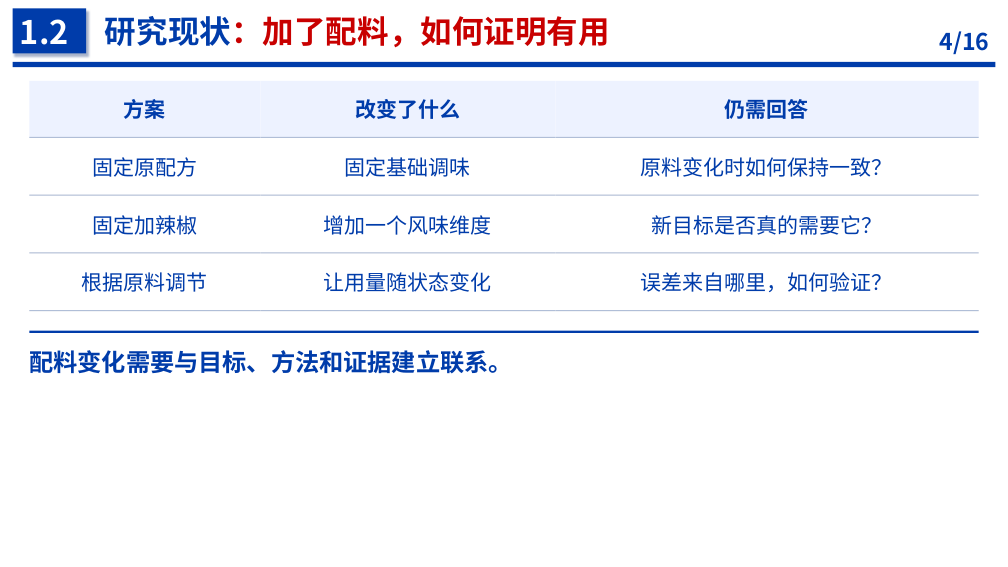
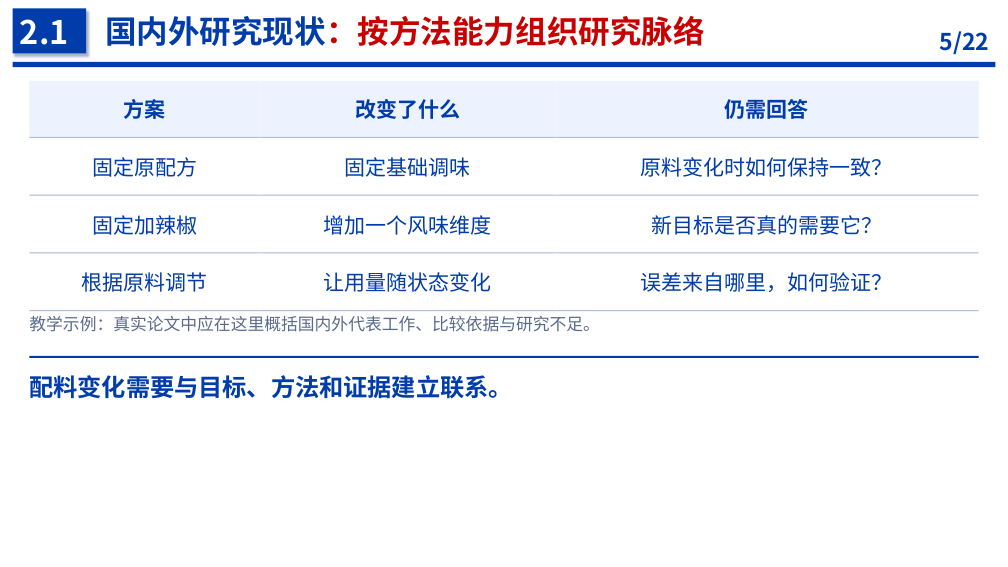
Before and after one commit to PaoShou-China/thesis-defense-slidev, a slide deck: slide 5 of template/examples/tomato/tomato-research.pptx (slide 4 before the commit). Drawn at 1008x567 pixels with LibreOffice and Linux fonts; fonts in the diff are those of the drawing. Boxes give left, top, right and bottom in pixels: in the first picture for what was removed or moved away, otherwise in the second. Text is boxed around its words. In the diff, an @@ line names an element or a change of style, - is before the commit and + after.

```diff
--- a/template/examples/tomato/tomato-research.pptx
+++ b/template/examples/tomato/tomato-research.pptx
@@ text at (20,19,69,45): text changed @@
-1.2
+2.1
@@ text at (105,16,705,46): text changed @@
-研究现状：加了配料，如何证明有用
+国内外研究现状：按方法能力组织研究脉络
@@ text at (940,31,990,55): text changed @@
-4/16
+5/22
@@ text added at (29,316,600,332), 12 pt, text #596B8B @@
+教学示例：真实论文中应在这里概括国内外代表工作、比较依据与研究不足。
@@ rectangle: place and size @@
-rectangle at (29,331,979,333)
+rectangle at (29,356,979,358)
@@ text "配料变化需要与目标、方法和证据建立联系。": place and size @@
-text "配料变化需要与目标、方法和证据建立联系。" at (29,350,512,374)
+text "配料变化需要与目标、方法和证据建立联系。" at (29,375,512,399)
```
Also in this commit, not shown: 11 other slides changed, 8 slides added, 2 slides removed, 44 other files.
